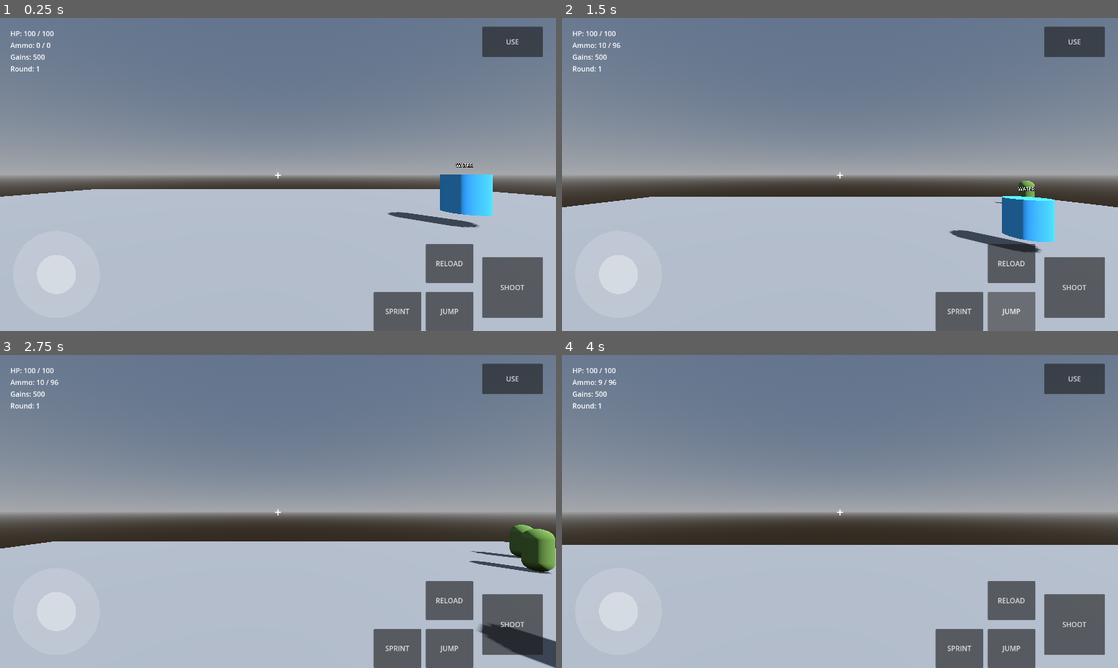
Above: before the commit, frames 1-4 (two rows, left to right).
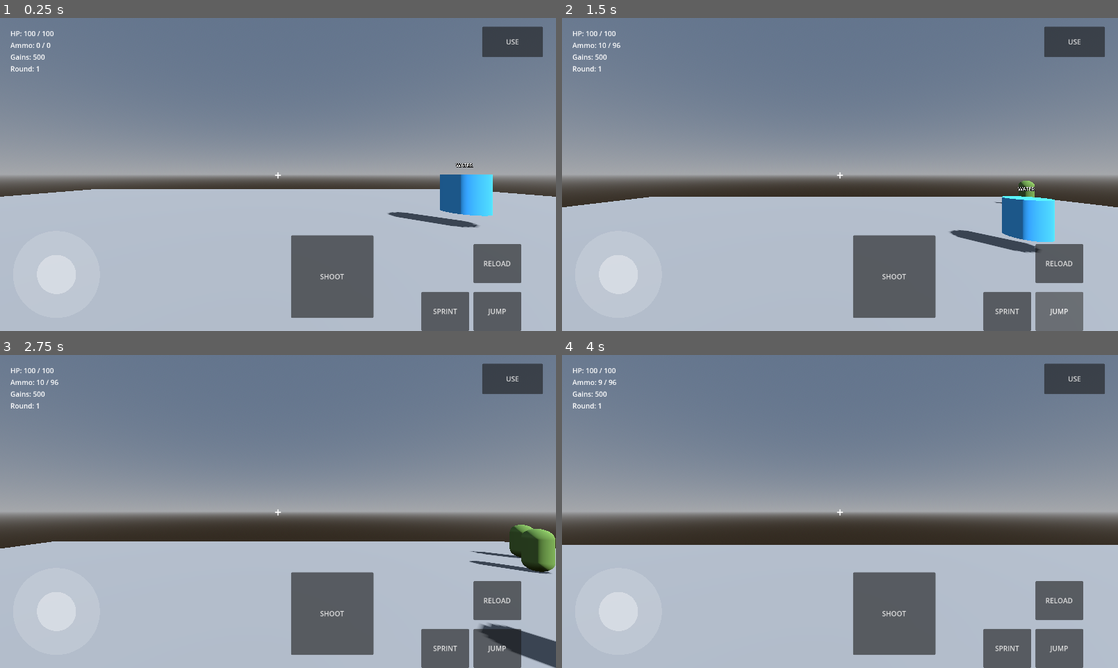
Above: after the commit, the same moments.

Repository: nateomach1-debug/jacked-undead
Game: Godot game, scene res://scenes/main/main.tscn
Same seed, same stepped clock (60 frames per second), same inputs: the game is played once before the commit and once after it.
Inputs (mouse positions are in pixels of both pictures, inside the frame that each line leads up to):
- Up to frame 1 (0.25 s): no input
- Up to frame 2 (1.5 s): click "SHOOT" at 0.5 s; click "JUMP" at 1.25 s
- Up to frame 3 (2.75 s): move the mouse to (305, 511) at 2.02 s; hold W (move_forward) from 2.03 s (still down); tap F (interact) at 2.1 s; tap Space (jump) at 2.27 s
- Up to frame 4 (4 s): keep holding W (move_forward); move the mouse to (812, 511) at 2.77 s; click (812, 511) at 2.85 s; tap Space (jump) at 3.02 s; move the mouse to (851, 505) at 3.52 s; hold Ctrl (sprint) from 3.53 s (still down)

The runs differ from the first frame. In frame 1, 8.3% of the frame differs, in the area x 52-98%, y 69-100%; in frame 2, 8.3%; in frame 3, 8.3%; in frame 4, 8.3%.
Error before the commit: Invalid access to property or key 'button_down' on a base object of type 'null instance'. (res://scripts/ui/touch_controls.gd:30)

Commit message:
Adjust touch control button positions and properties

Diff:
--- a/scenes/main/touch_controls.tscn
+++ b/scenes/main/touch_controls.tscn
@@ -21,32 +21,32 @@
 offset_bottom = -20.0
 script = ExtResource("3")
 
+[node name="Shoot" type="Button" parent="."]
+anchor_left = 0.5
+anchor_top = 1.0
+anchor_right = 0.5
+anchor_bottom = 1.0
+offset_left = 30.0
+offset_top = -220.0
+offset_right = 220.0
+offset_bottom = -30.0
+focus_mode = 0
+text = "SHOOT"
+
 [node name="Actions" type="Control" parent="."]
 anchor_left = 1.0
 anchor_top = 1.0
 anchor_right = 1.0
 anchor_bottom = 1.0
 
-[node name="Shoot" type="Button" parent="Actions"]
-anchor_left = 1.0
-anchor_top = 1.0
-anchor_right = 1.0
-anchor_bottom = 1.0
-offset_left = -170.0
-offset_top = -170.0
-offset_right = -30.0
-offset_bottom = -30.0
-focus_mode = 0
-text = "SHOOT"
-
 [node name="Jump" type="Button" parent="Actions"]
 anchor_left = 1.0
 anchor_top = 1.0
 anchor_right = 1.0
 anchor_bottom = 1.0
-offset_left = -300.0
+offset_left = -190.0
 offset_top = -90.0
-offset_right = -190.0
+offset_right = -80.0
 offset_bottom = 0.0
 focus_mode = 0
 text = "JUMP"
@@ -56,9 +56,9 @@
 anchor_top = 1.0
 anchor_right = 1.0
 anchor_bottom = 1.0
-offset_left = -420.0
+offset_left = -310.0
 offset_top = -90.0
-offset_right = -310.0
+offset_right = -200.0
 offset_bottom = 0.0
 focus_mode = 0
 text = "SPRINT"
@@ -68,9 +68,9 @@
 anchor_top = 1.0
 anchor_right = 1.0
 anchor_bottom = 1.0
-offset_left = -300.0
+offset_left = -190.0
 offset_top = -200.0
-offset_right = -190.0
+offset_right = -80.0
 offset_bottom = -110.0
 focus_mode = 0
 text = "RELOAD"
